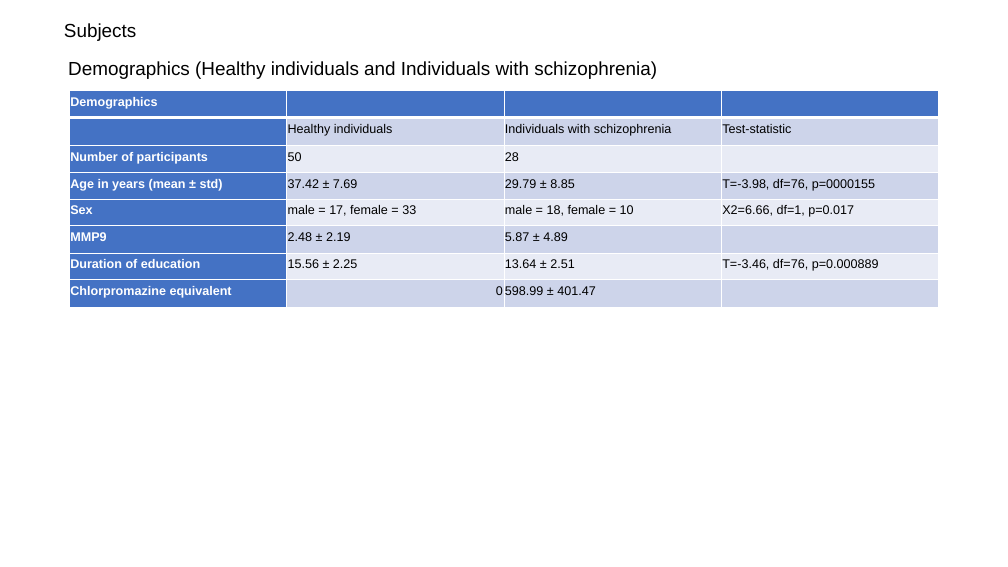
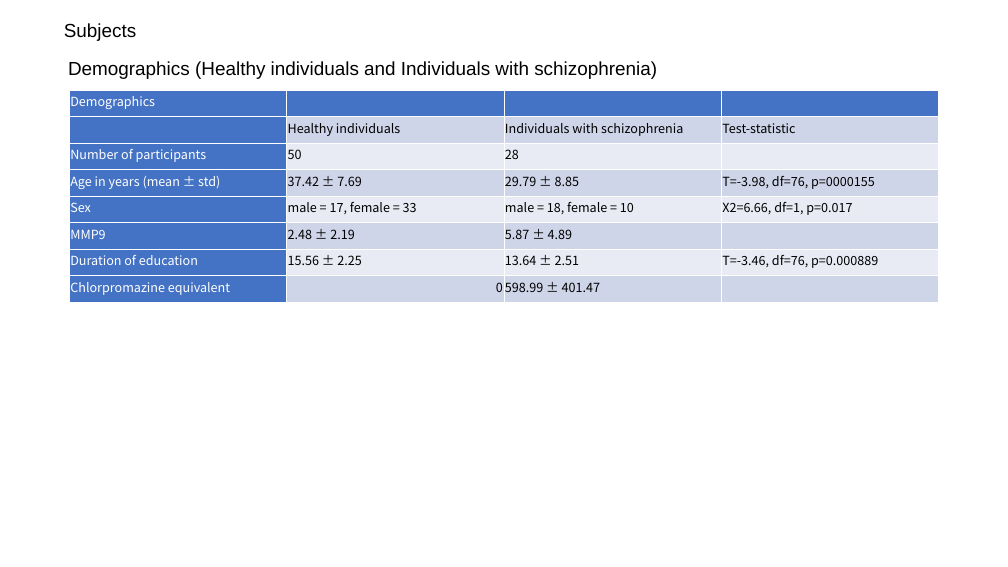
Before and after one commit to beseto/2022, a slide deck: slide 7 of documents/slides/D9.pptx. Drawn at 1008x567 pixels with LibreOffice and Linux fonts; fonts in the diff are those of the drawing. Boxes give left, top, right and bottom in pixels: in the first picture for what was removed or moved away, otherwise in the second. Text is boxed around its words. In the diff, an @@ line names an element or a change of style, - is before the commit and + after.

```diff
--- a/documents/slides/D9.pptx
+++ b/documents/slides/D9.pptx
@@ table at (x1=70, y1=90, x2=941, y2=302) @@
@@ fill #CDD4EA to #CFD5EA in 12 cells @@
@@ fill #E8EBF5 to #E9EBF5 in 9 cells @@
@@ font Arial to Noto Sans CJK JP @@
@@ bold off in "Demographics", "Number of participants", "Age in years (mean ± std)", "Sex" and 3 more places @@
```
Also in this commit, not shown: 10 other slides changed, 1 other file.
